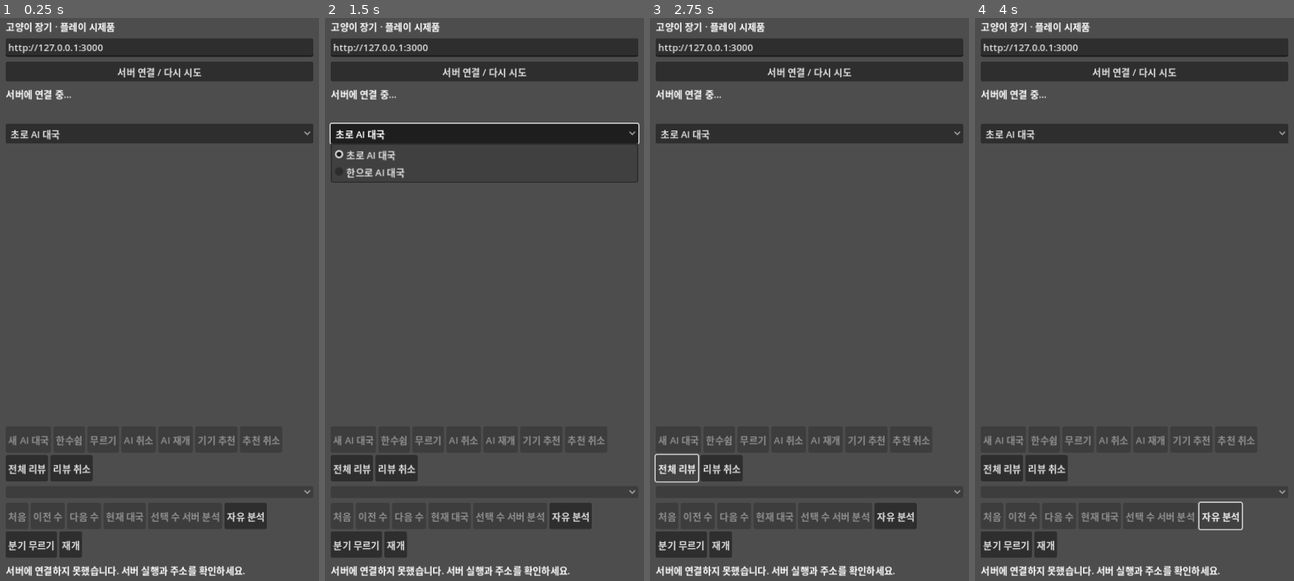
Above: before the commit, frames 1-4 (left to right).
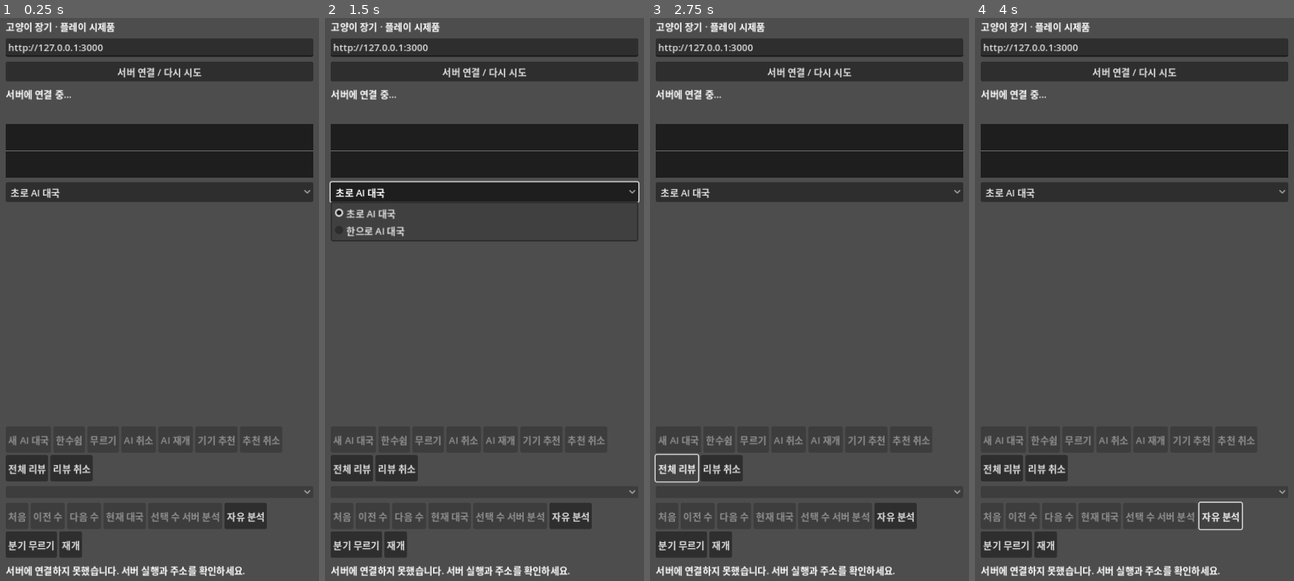
Above: after the commit, the same moments.

Repository: YU-Kangg/janggiAI
Game: Godot game, scene res://main.tscn
Same seed, same stepped clock (60 frames per second), same inputs: the game is played once before the commit and once after it.
Inputs:
- Up to frame 1 (0.25 s): no input
- Up to frame 2 (1.5 s): click "서버 연결 / 다시 시도" at 0.5 s; click "초로 AI 대국" at 1.25 s
- Up to frame 3 (2.75 s): click "전체 리뷰" at 2 s
- Up to frame 4 (4 s): click "리뷰 취소" at 2.75 s; click "자유 분석" at 3.5 s

The runs differ from the first frame. In frame 1, 9.3% of the frame differs, in the area x 1-99%, y 18-33%; in frame 2, 10%, in the area x 1-99%, y 18-40%; in frame 3, 9.3%; in frame 4, 9.3%.

Commit message:
feat(review): 형세 그래프와 장면 이동 추가

Diff:
--- /dev/null
+++ b/godot/evaluation_graph.gd
@@ -0,0 +1,62 @@
+extends Control
+
+signal ply_selected(ply: int)
+
+var values: Array = []
+var selected_ply := 0
+
+func _ready() -> void:
+	custom_minimum_size.y = 90
+	mouse_default_cursor_shape = Control.CURSOR_POINTING_HAND
+
+func set_results(results: Array) -> void:
+	values = []
+	if not results.is_empty():
+		values.append(evaluation_value(results[0].get("analysis", {}).get("before")))
+		for item in results:
+			values.append(evaluation_value(item.get("analysis", {}).get("after")))
+	selected_ply = clampi(selected_ply, 0, maxi(0, values.size() - 1))
+	queue_redraw()
+
+func evaluation_value(analysis: Variant) -> Variant:
+	if not analysis is Dictionary:
+		return null
+	var evaluation: Dictionary = analysis.get("evaluation", {})
+	return float(evaluation.get("cho", 0)) if evaluation.get("unit", "") == "cp" else null
+
+func select_ply(ply: int) -> void:
+	selected_ply = clampi(ply, 0, maxi(0, values.size() - 1))
+	queue_redraw()
+
+func point_for(index: int, maximum: float) -> Vector2:
+	var x := 8.0 + (size.x - 16.0) * float(index) / float(maxi(1, values.size() - 1))
+	var value := 0.0 if values[index] == null else float(values[index])
+	var y := size.y * 0.5 - clampf(value / maximum, -1.0, 1.0) * (size.y * 0.5 - 10.0)
+	return Vector2(x, y)
+
+func _draw() -> void:
+	draw_rect(Rect2(Vector2.ZERO, size), Color(0.12, 0.12, 0.12), true)
+	draw_line(Vector2(0, size.y * 0.5), Vector2(size.x, size.y * 0.5), Color(0.45, 0.45, 0.45), 1.0)
+	if values.size() < 2:
+		return
+	var maximum := 100.0
+	for value in values:
+		if value != null:
+			maximum = maxf(maximum, absf(float(value)))
+	var previous: Variant = null
+	for index in range(values.size()):
+		if values[index] == null:
+			previous = null
+			continue
+		var point := point_for(index, maximum)
+		if previous != null:
+			draw_line(previous, point, Color(0.4, 0.85, 1.0), 3.0, true)
+		previous = point
+	var marker := point_for(selected_ply, maximum)
+	draw_circle(marker, 6.0, Color(1.0, 0.78, 0.2))
+
+func _gui_input(event: InputEvent) -> void:
+	if event is InputEventMouseButton and event.pressed and event.button_index == MOUSE_BUTTON_LEFT and values.size() > 1:
+		var ratio := clampf(event.position.x / maxf(1.0, size.x), 0.0, 1.0)
+		ply_selected.emit(roundi(ratio * float(values.size() - 1)))
+		accept_event()
--- a/godot/main.gd
+++ b/godot/main.gd
@@ -1,6 +1,7 @@
 extends Control
 
 const LocalEngine = preload("res://local_engine.gd")
+const EvaluationGraph = preload("res://evaluation_graph.gd")
 
 var state: Dictionary = {}
 var selected := ""
@@ -37,6 +38,7 @@
 var full_review: Dictionary = {}
 var full_review_start := Button.new()
 var full_review_cancel := Button.new()
+var evaluation_graph = EvaluationGraph.new()
 var device_engine = LocalEngine.new()
 var device_recommend := Button.new()
 var device_cancel := Button.new()
@@ -69,6 +71,8 @@
 	column.add_child(status)
 	score_panel.autowrap_mode = TextServer.AUTOWRAP_WORD_SMART
 	column.add_child(score_panel)
+	evaluation_graph.ply_selected.connect(show_review)
+	column.add_child(evaluation_graph)
 	side.add_item("초로 AI 대국")
 	side.add_item("한으로 AI 대국")
 	column.add_child(side)
@@ -229,6 +233,7 @@
 				message.text = "전체 리뷰 분석 중 · %d/%d수" % [int(payload.completed), int(payload.total)]
 			elif payload.status == "complete":
 				message.text = "전체 리뷰 완료 · %d수" % int(payload.total)
+				evaluation_graph.set_results(payload.results)
 			elif payload.status == "cancelled":
 				message.text = "전체 리뷰를 취소했습니다."
 			else:
@@ -259,6 +264,7 @@
 		clear_variation()
 		if not full_review.is_empty() and full_review.get("revision") != payload.revision:
 			full_review = {}
+			evaluation_graph.set_results([])
 		selected = ""
 	if current_path != "game" or changed:
 		message.text = ""
@@ -619,6 +625,7 @@
 		var description: String = "한수쉼" if pair[0] == pair[1] else "%s → %s" % [pair[0], pair[1]]
 		history.add_item("%d수 · %s %s" % [index + 1, "초" if index % 2 == 0 else "한", description])
 	history.select(view_ply())
+	evaluation_graph.select_ply(view_ply())
 	review_buttons[0].disabled = pending or self.state.moves.is_empty()
 	review_buttons[1].disabled = pending or view_ply() == 0
 	review_buttons[2].disabled = pending or review.is_empty() or view_ply() >= self.state.moves.size()
--- a/godot/smoke.gd
+++ b/godot/smoke.gd
@@ -48,6 +48,10 @@
 		app.request_state()
 		await wait_idle()
 	check(app.full_review.status == "complete" and app.full_review.results.size() == 2, "full review progress and completion")
+	check(app.evaluation_graph.values.size() == 3, "evaluation graph has initial and per-move points")
+	app.evaluation_graph.ply_selected.emit(1)
+	await wait_idle()
+	check(app.review.moves.size() == 1, "evaluation graph navigates to selected ply")
 	app.show_review(0)
 	await wait_idle()
 	check(app.review.moves.size() == 0 and app.state.moves.size() == 2, "review preserves live history")
Not shown, changed: PROGRESS.md
Not shown, changed: godot/README.md
